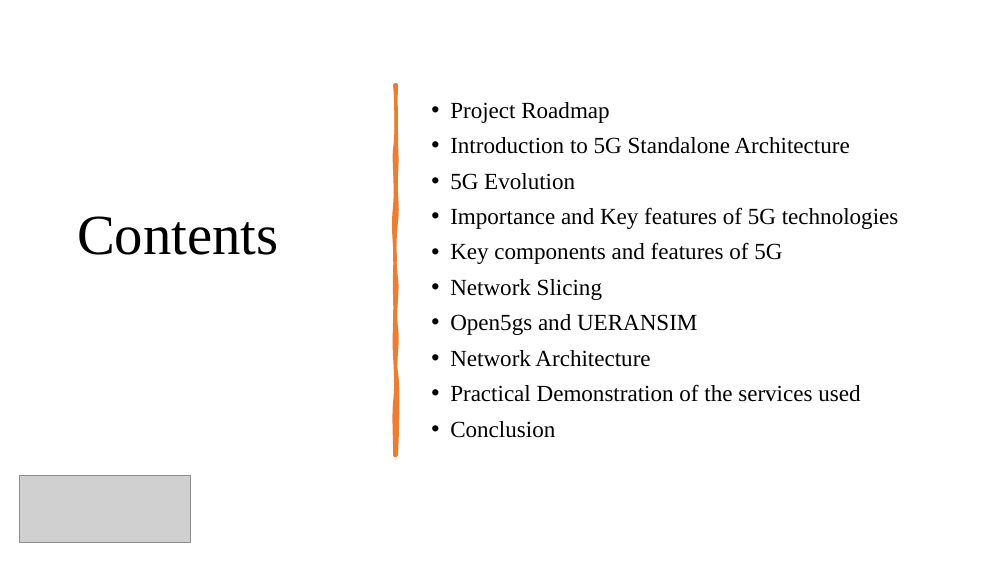
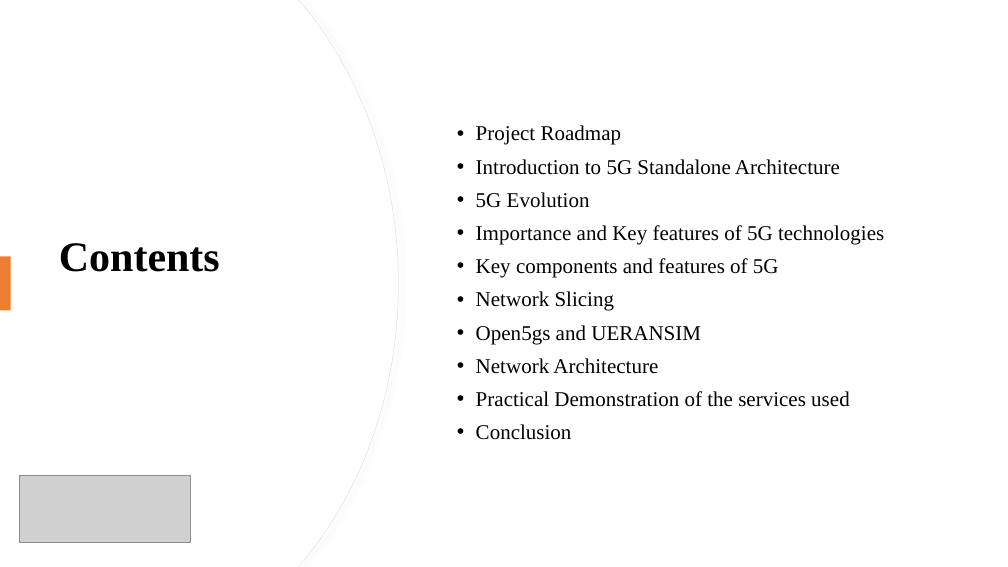
Before and after one commit to kushalprakash6/Standalone-5G-netowrk-simulation, a slide deck: slide 2 of Presentation/Presentation team_entropy.pptx. Drawn at 1008x567 pixels with LibreOffice and Linux fonts; fonts in the diff are those of the drawing; grey boxes stand for pictures. Boxes give left, top, right and bottom in pixels: in the first picture for what was removed or moved away, otherwise in the second. Text is boxed around its words. In the diff, an @@ line names an element or a change of style, - is before the commit and + after.

```diff
--- a/Presentation/Presentation team_entropy.pptx
+++ b/Presentation/Presentation team_entropy.pptx
@@ freeform shape added at <box>0,0,399,567</box>, fill #FFFFFF, outline #E6E6E6 0.75 pt @@
@@ freeform shape added at <box>0,0,398,567</box>, fill #FFFFFF @@
@@ freeform shape removed at <box>395,85,396,455</box> @@
@@ text "Project Roadmap": place and size @@
-text "Project Roadmap" at <box>450,102,899,438</box>
+text "Project Roadmap" at <box>476,125,884,440</box>
@@ text "Project Roadmap" at <box>476,125,884,440</box>: size 22 to 20 pt @@
@@ title "Contents": place and size @@
-title "Contents" at <box>77,216,278,255</box>
+title "Contents" at <box>59,243,220,272</box>
@@ title "Contents" at <box>59,243,220,272</box>: size 54 to 40 pt, bold on @@
@@ rectangle added at <box>0,256,11,311</box>, fill #ED7D31 @@
```
Also in this commit, not shown: 16 other slides changed.
